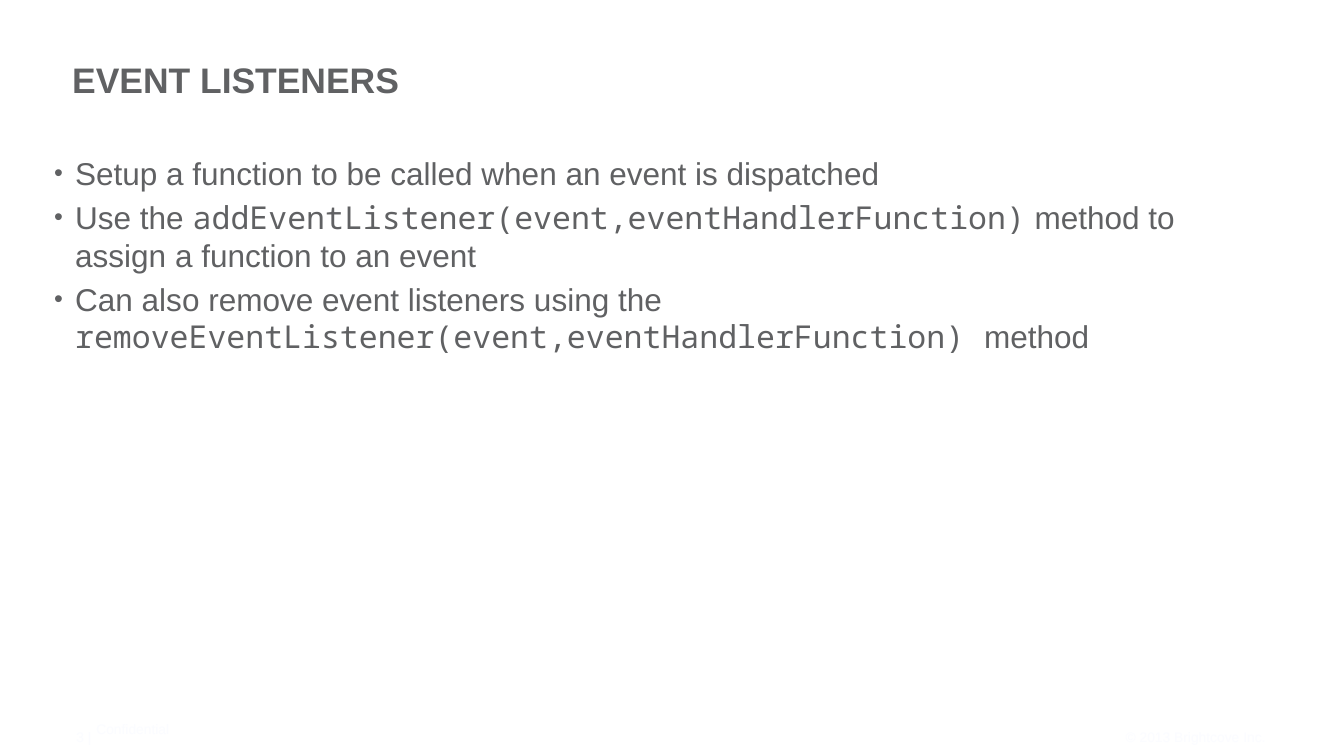
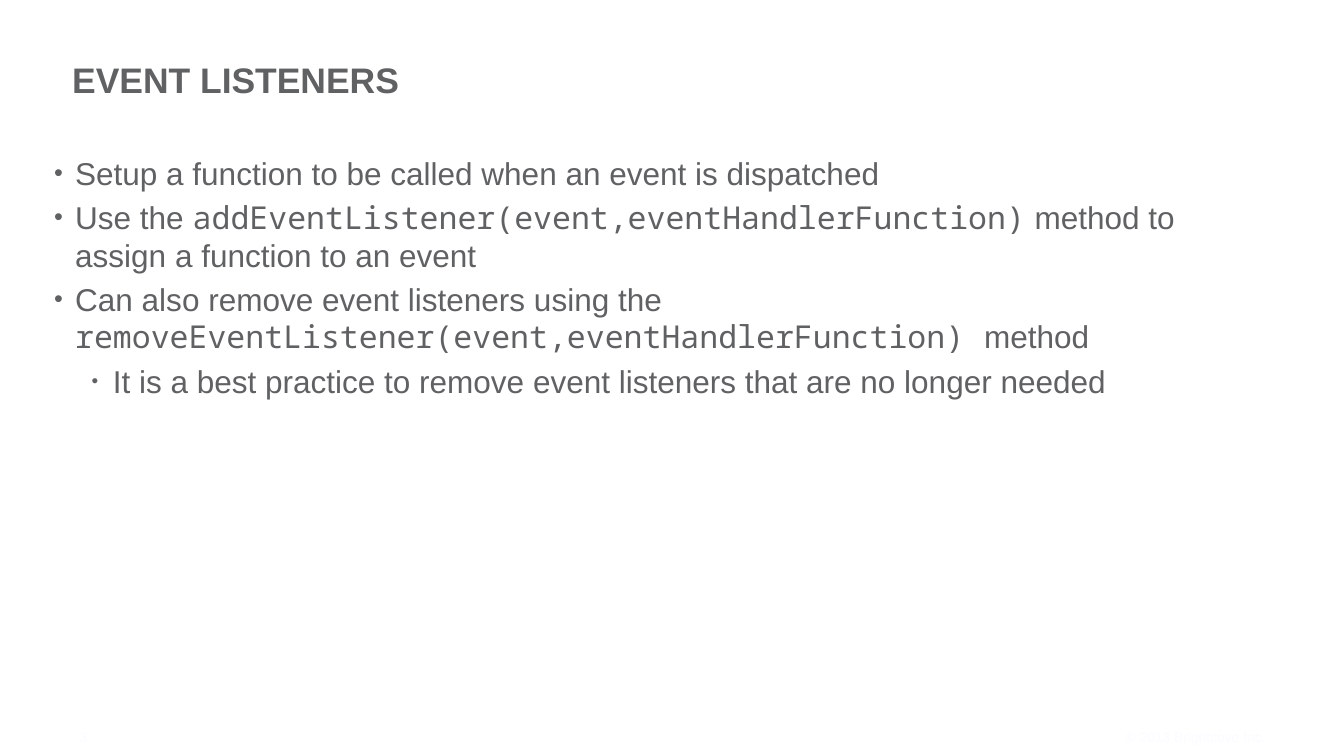
Before and after one commit to BrightcoveLearning/VideoCloudSmartPlayerAPI, a slide deck: slide 3 of VideoSessionsMaterials/v9-event-listeners.pptx. Drawn at 1344x756 pixels with LibreOffice and Linux fonts; fonts in the diff are those of the drawing; background and template pictures are left out. Boxes give left, top, right and bottom in pixels: in the first picture for what was removed or moved away, otherwise in the second. Text is boxed around its words. In the diff, an @@ line names an element or a change of style, - is before the commit and + after.

```diff
--- a/VideoSessionsMaterials/v9-event-listeners.pptx
+++ b/VideoSessionsMaterials/v9-event-listeners.pptx
@@ text at box(113, 370, 1106, 399): paragraph added @@
+  • It is a best practice to remove event listeners that are no longer needed
```
Also in this commit, not shown: 1 other slide changed, 2 other files.
